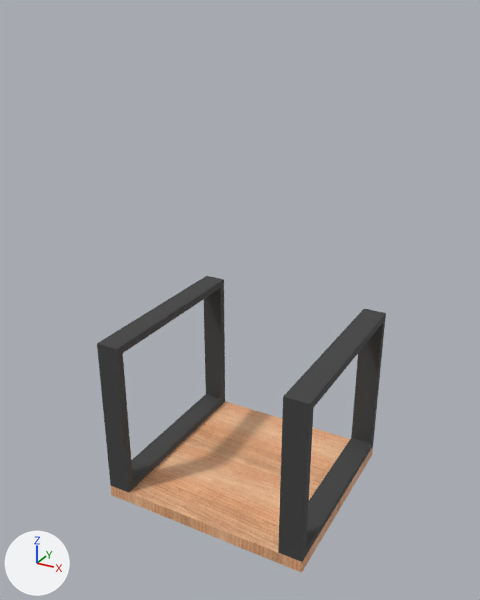
The glTF model models/stolik-kawowy/stolik-kawowy.glb, before and after one commit.
Rendered twice from a camera (50 mm lens) standing at (-0.205, -2.088, 1.232) and looking at (-0.92, -0.788, 0.582). Lighting does not change. The marker at lower left points along +X, +Y and +Z. The older version comes first. Vertices at exactly the same position are counted once.

Objects in the first picture: 'Solid1', 'Solid1.001', 'Solid1.002'.
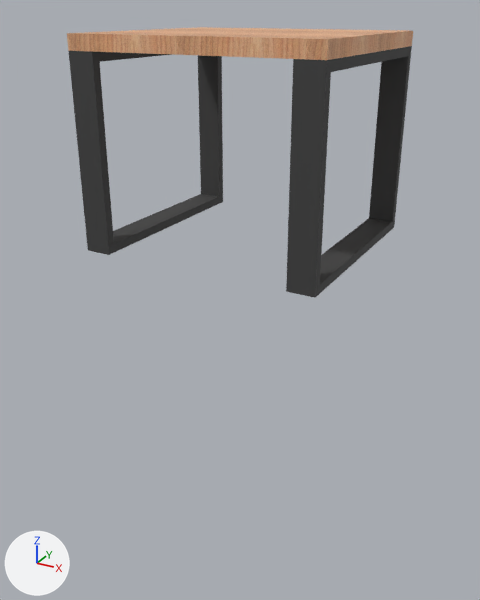
The change in detail:
me_solid1 is used by ob_solid1; parent ob_stolik_55x50_rama_1; location (0.0, 0.0, 0.0); scale (0.01, 0.01, 0.01).
me_solid1 had 16 vertices, 32 faces and spanned x 0.0..50.0, y 0.0..42.0, z 0.0..6.0.
me_solid1 now has 16 vertices, 32 faces and spans x 0.0..50.0, y -42.0..0.0, z 0.0..6.0.
Part 1, on me_solid1:
12 vertices are removed from x 0.0..50.0, y 2.0..42.0, z 0.0..6.0.
32 faces are deleted.
12 vertices are added at x 0.0..50.0, y -42.0..-2.0, z 0.0..6.0.
32 new faces join them.
me_solid1_001 is used by ob_solid1_002; parent ob_stolik_55x50_blat_1; location (0.0, 0.0, 0.0); scale (0.01, 0.01, 0.01).
me_solid1_001 had 8 vertices, 12 faces and spanned x -55.0..0.0, y 0.0..50.0, z 0.0..3.2.
me_solid1_001 now has 8 vertices, 12 faces and spans x -55.0..0.0, y -50.0..0.0, z 0.0..3.2.
Part 2, on me_solid1_001:
4 vertices are removed from x -55.0..0.0, y 50.0, z 0.0..3.2.
12 faces are deleted.
4 vertices are added at (0.0, -50.0, 0.0), (0.0, -50.0, 3.2), (-55.0, -50.0, 0.0), (-55.0, -50.0, 3.2).
12 new faces join them.
In object 'Solid1' (ob_solid1), parent goes from ob_stolik_55x50_rama_1 to ob_stolik_55x50_rama_mir_1.
In object 'Solid1.001' (ob_solid1_001), parent goes from ob_stolik_55x50_rama_2 to ob_stolik_55x50_rama_mir_2.
In object 'Solid1.002' (ob_solid1_002), parent goes from ob_stolik_55x50_blat_1 to ob_stolik_55x50_blat_mir_1.
Object 'stolik_55x50_blat_MIR:1' (ob_stolik_55x50_blat_mir_1) is new.
Its location is (-0.634, -1.015, 1.187).
Its rotation in degrees is (180, 0, 0).
Object 'stolik_55x50_rama_MIR:2' (ob_stolik_55x50_rama_mir_2) is new.
Its location is (-0.694, -1.015, 1.155).
Its rotation in degrees is (90, 0, 90).
Object 'stolik_55x50_rama_MIR:1' (ob_stolik_55x50_rama_mir_1) is new.
Its location is (-1.124, -1.015, 0.735).
Its rotation in degrees is (-90, 0, 90).

Where the change shows, as pixel boxes [x1, y1, x2, y2] in the pictures (480 x 600 px; the box of a moved part takes in the faces that stretch with it):
'Solid1.001', reshaped, moved (17% wider)
    before: [278, 309, 386, 562]
    after: [286, 46, 412, 298]
'Solid1.002', reshaped, moved (32% wider, 80% shorter)
    before: [111, 402, 373, 573]
    after: [67, 27, 413, 60]
'Solid1', reshaped, moved (20% wider)
    before: [97, 276, 225, 493]
    after: [69, 51, 223, 255]
part 1 of me_solid1, moved or reshaped
    before: [97, 276, 386, 562]
    after: [69, 46, 412, 298]
